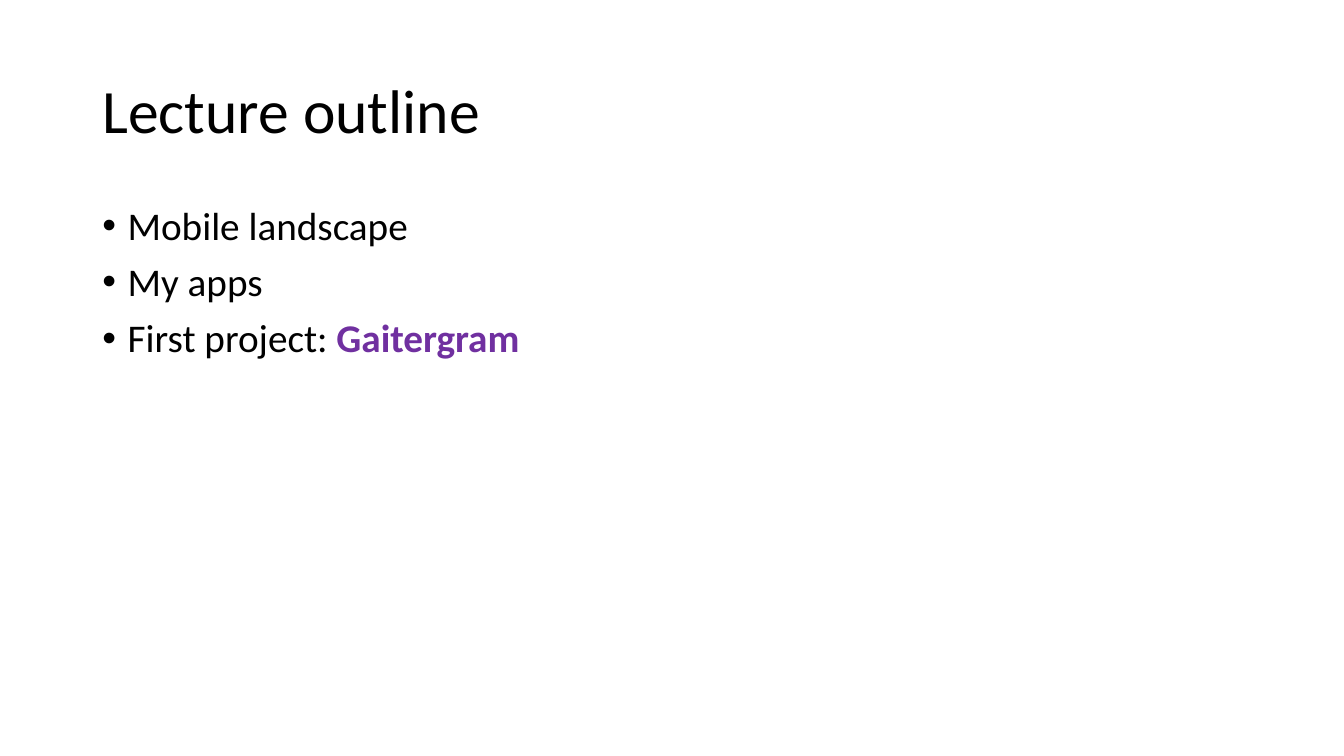
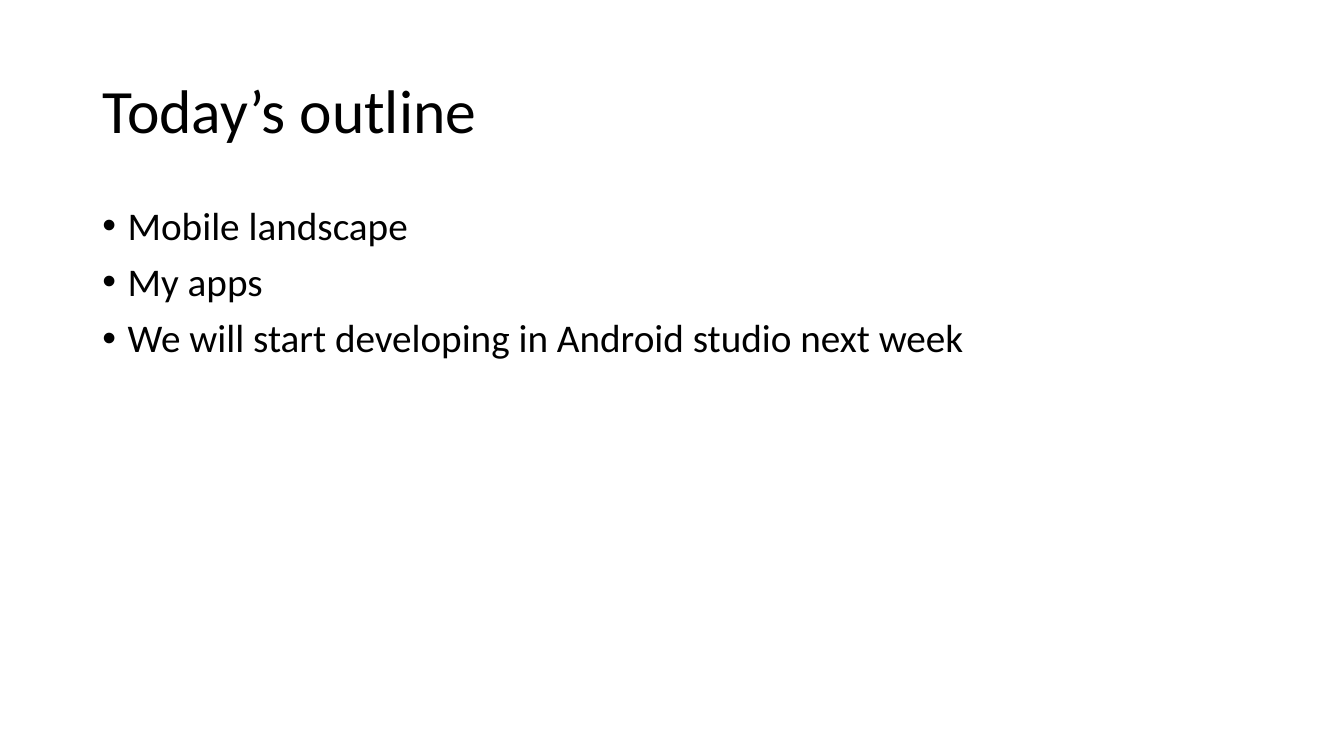
Before and after one commit to russellu/cs230, a slide deck: slide 4 of Lecture_First.pptx (slide 2 before the commit). Drawn at 1344x756 pixels with LibreOffice and Linux fonts; fonts in the diff are those of the drawing. Boxes give left, top, right and bottom in pixels: in the first picture for what was removed or moved away, otherwise in the second. Text is boxed around its words. In the diff, an @@ line names an element or a change of style, - is before the commit and + after.

```diff
--- a/Lecture_First.pptx
+++ b/Lecture_First.pptx
@@ title at (x1=102, y1=90, x2=477, y2=143): text changed @@
-Lecture outline
+Today’s outline
@@ text at (x1=128, y1=324, x2=963, y2=359): text changed @@
-• First project: Gaitergram
+• We will start developing in Android studio next week
```
Also in this commit, not shown: 5 other slides changed, 3 slides added, 6 slides removed, 1 other file.
